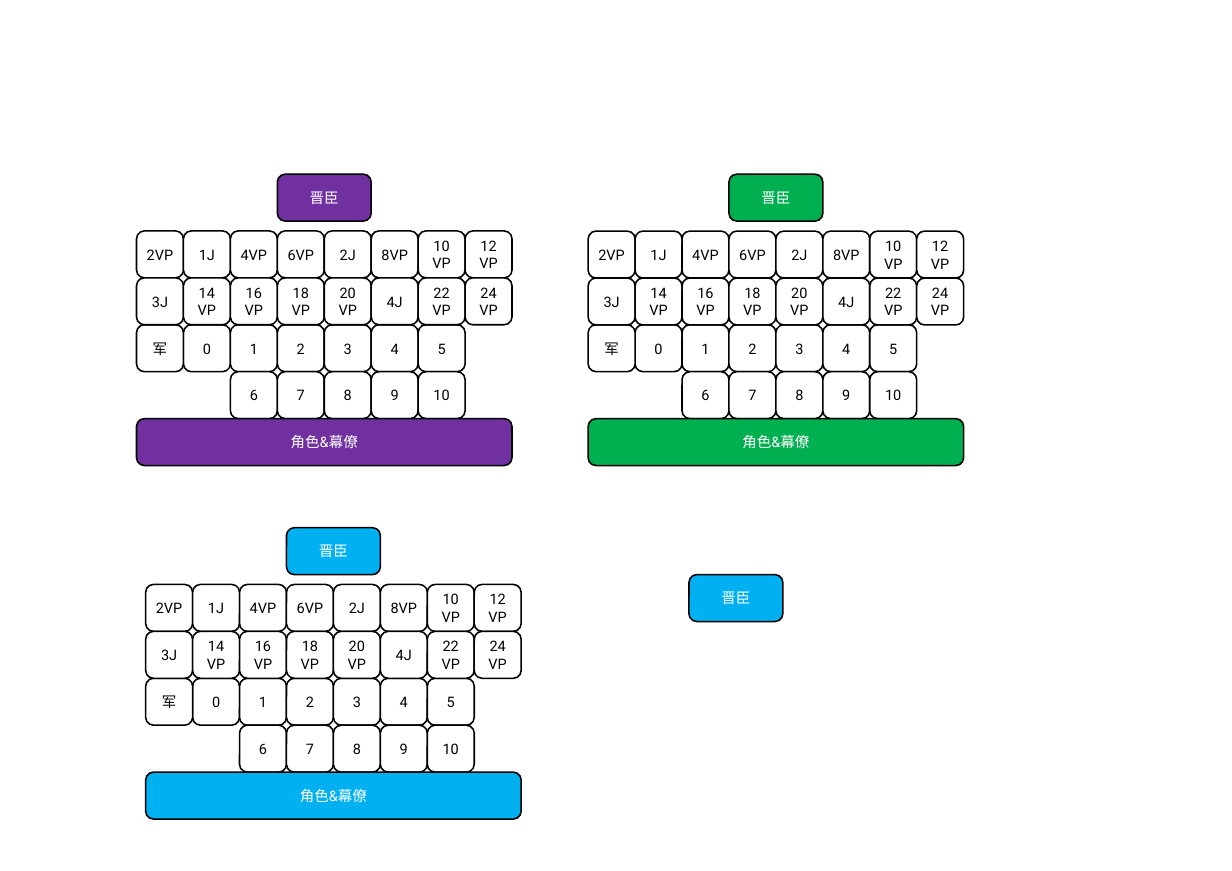
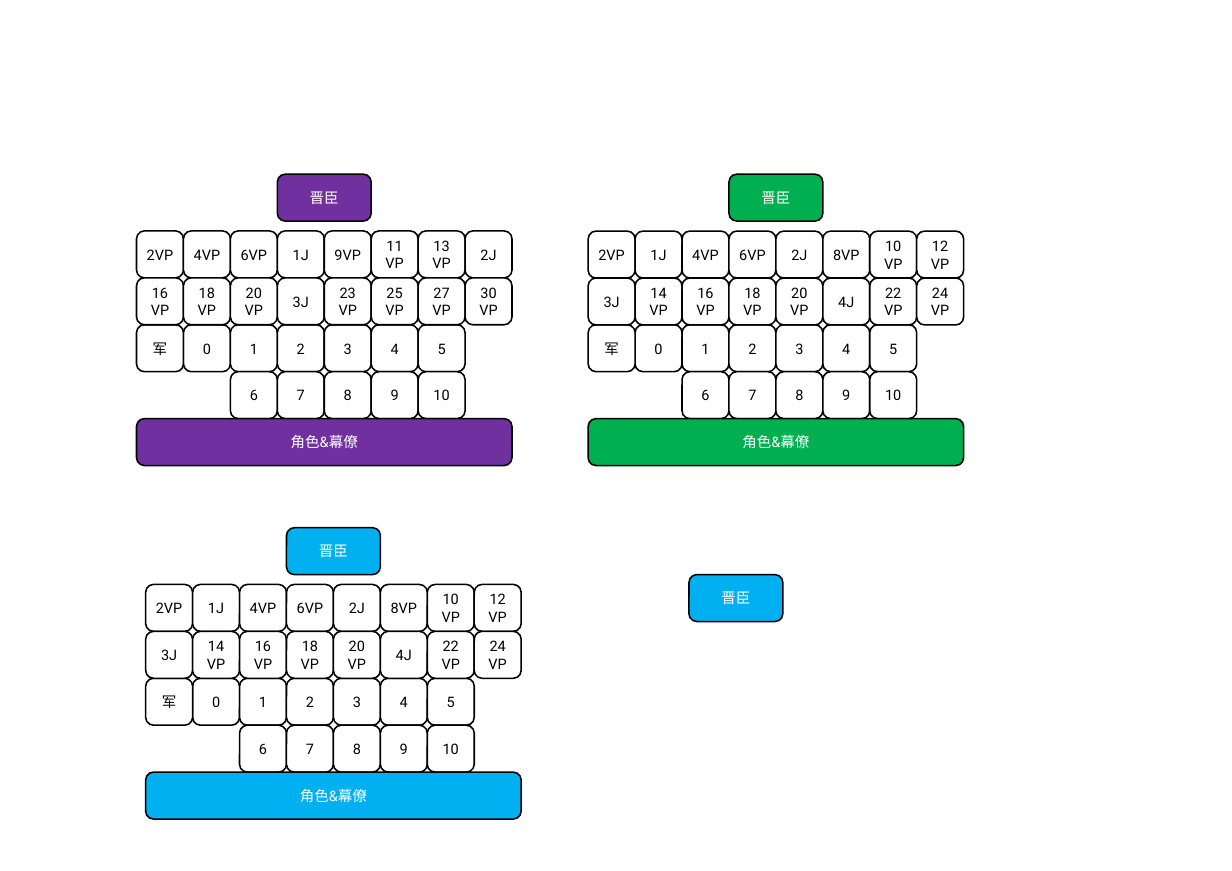
Before and after one commit to lizj14/project_six_dynasty, a slide deck: slide 4 of 地图设计v0.pptx. Drawn at 1232x871 pixels with LibreOffice and Linux fonts; fonts in the diff are those of the drawing. Boxes give left, top, right and bottom in pixels: in the first picture for what was removed or moved away, otherwise in the second. Text is boxed around its words. In the diff, an @@ line names an element or a change of style, - is before the commit and + after.

```diff
--- a/地图设计v0.pptx
+++ b/地图设计v0.pptx
@@ rounded rectangle "4VP": place and size @@
-rounded rectangle "4VP" at (230, 231, 277, 278)
+rounded rectangle "4VP" at (183, 231, 230, 278)
@@ rounded rectangle "6VP": place and size @@
-rounded rectangle "6VP" at (277, 231, 324, 278)
+rounded rectangle "6VP" at (230, 231, 277, 278)
@@ rounded rectangle "1J": place and size @@
-rounded rectangle "1J" at (183, 231, 230, 278)
+rounded rectangle "1J" at (277, 231, 324, 278)
@@ rounded rectangle added at (324, 231, 371, 278), fill #FFFFFF, outline #000000 1.5 pt, 14 pt, text #000000 @@
+9VP
@@ rounded rectangle "2J": place and size @@
-rounded rectangle "2J" at (324, 231, 371, 278)
+rounded rectangle "2J" at (465, 231, 512, 278)
@@ rounded rectangle removed at (465, 231, 512, 278) @@
-12
-VP
@@ text in rounded rectangle at (385, 240, 403, 268): text changed @@
-8VP
+11
+VP
@@ text in rounded rectangle at (433, 240, 449, 251): text changed @@
-10
+13
@@ rounded rectangle "16": place and size @@
-rounded rectangle "16" at (277, 278, 324, 325)
+rounded rectangle "16" at (136, 278, 183, 325)
@@ text in rounded rectangle at (152, 287, 168, 298): text changed @@
-18
+16
@@ text in rounded rectangle at (199, 287, 215, 298): text changed @@
-14
+18
@@ text in rounded rectangle at (246, 287, 262, 298): text changed @@
-16
+20
@@ rounded rectangle "3J": place and size @@
-rounded rectangle "3J" at (136, 278, 183, 325)
+rounded rectangle "3J" at (277, 278, 324, 325)
@@ text in rounded rectangle at (340, 287, 356, 298): text changed @@
-20
+23
@@ text in rounded rectangle at (385, 287, 403, 315): text changed @@
-4J
+25
+VP
@@ text in rounded rectangle at (433, 287, 449, 298): text changed @@
-22
+27
@@ text in rounded rectangle at (480, 287, 496, 298): text changed @@
-24
+30
```
Also in this commit, not shown: 1 other slide changed, 30 other files.
